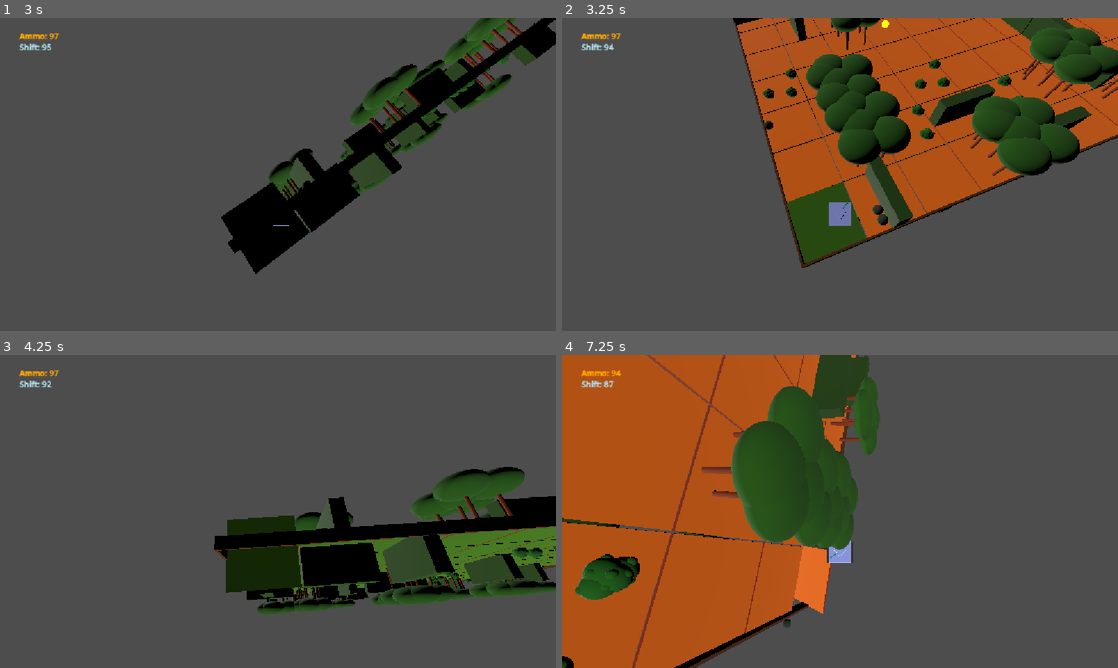
Above: before the commit, frames 1-4 (two rows, left to right).
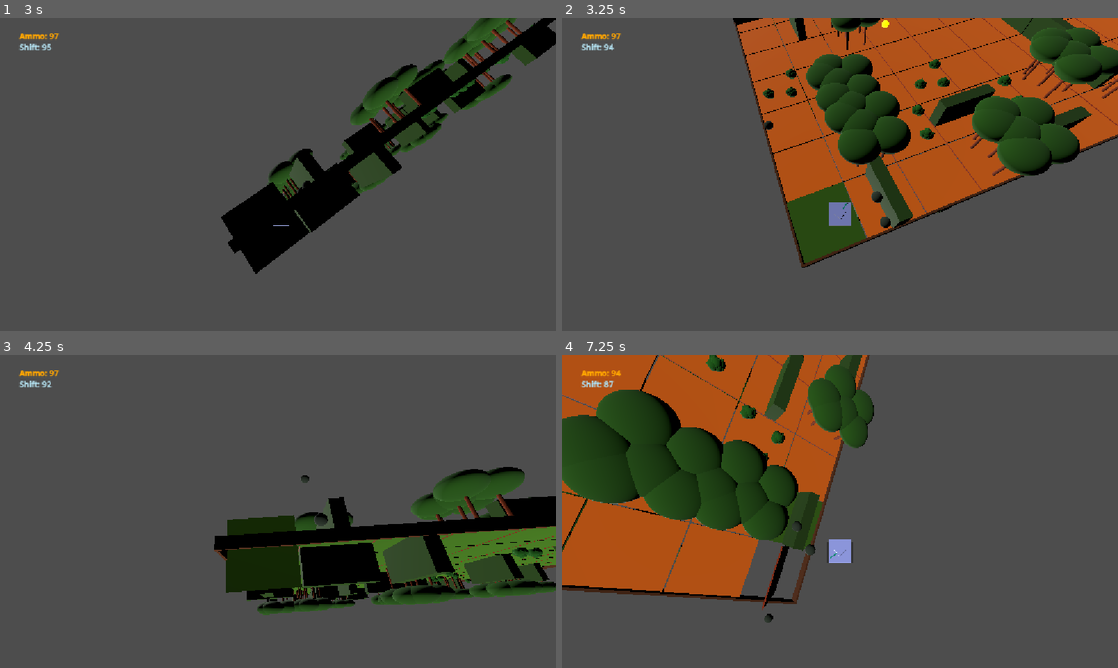
Above: after the commit, the same moments.

Repository: Grihgrix/Tank_Shift
Game: Godot game, scene res://Game scenes/Main_game_scene.tscn
Same seed, same stepped clock (60 frames per second), same inputs: the game is played once before the commit and once after it.
Inputs (mouse positions are in pixels of both pictures, inside the frame that each line leads up to):
- Up to frame 1 (3 s): tap Enter (ui_accept) at 0.5, 0.77, 1.52 s; move the mouse to (55, 55) at 0.52 s; hold Up (ui_up) 0.53-2.03 s; right-click (55, 55) at 0.6 s; click (55, 55) at 0.67 s; move the mouse to (444, 221) at 1.27 s; click (444, 221) at 1.35 s; move the mouse to (111, 127) at 2.02 s; hold Left (ui_left) from 2.03 s (still down); right-click (111, 127) at 2.1 s; move the mouse to (305, 174) at 2.77 s; click (305, 174) at 2.85 s
- Up to frame 2 (3.25 s): keep holding Left (ui_left); tap Enter (ui_accept) at 3.02 s
- Up to frame 3 (4.25 s): move the mouse to (194, 433) at 3.52 s; release Left (ui_left) at 3.53 s; hold Down (ui_down) from 3.53 s (still down); right-click (194, 433) at 3.6 s; tap Enter (ui_accept) at 3.77 s
- Up to frame 4 (7.25 s): move the mouse to (962, 495) at 4.27 s; release Down (ui_down) at 4.28 s; hold Right (ui_right) 4.28-5.03 s; click (962, 495) at 4.35 s; tap Enter (ui_accept) at 4.52, 6.02, 6.77 s; move the mouse to (728, 527) at 5.02 s; hold Up (ui_up) 5.03-5.78 s; right-click (728, 527) at 5.1 s; click (728, 527) at 5.17 s; move the mouse to (617, 392) at 5.77 s; hold Right (ui_right) from 5.78 s (still down); click (617, 392) at 5.85 s; move the mouse to (812, 574) at 6.52 s; right-click (812, 574) at 6.6 s

Frame 1 is identical in both runs. In frame 2, 0.2% of the frame differs, in the area x 55-60%, y 55-68%; in frame 3, less than 0.1%; in frame 4, 31%, in the area x 0-58%, y 0-100%.

Commit message:
Ensure collision are up for layer 2

Diff:
--- a/Game scenes/Character scenes/projectile.gd
+++ b/Game scenes/Character scenes/projectile.gd
@@ -5,6 +5,8 @@
 	# Disable the collistion with characters upon spawn (so it does not collide with its own character)
 	set_collision_layer_value(1, false)
 	set_collision_mask_value(1, false)
+	set_collision_layer_value(2, true)
+	set_collision_mask_value(2, true)
 	# Layers and mask 2 remain active so it can collide with obstacles
 
 	# Wait a short while for the projectile to be away from the shooter
